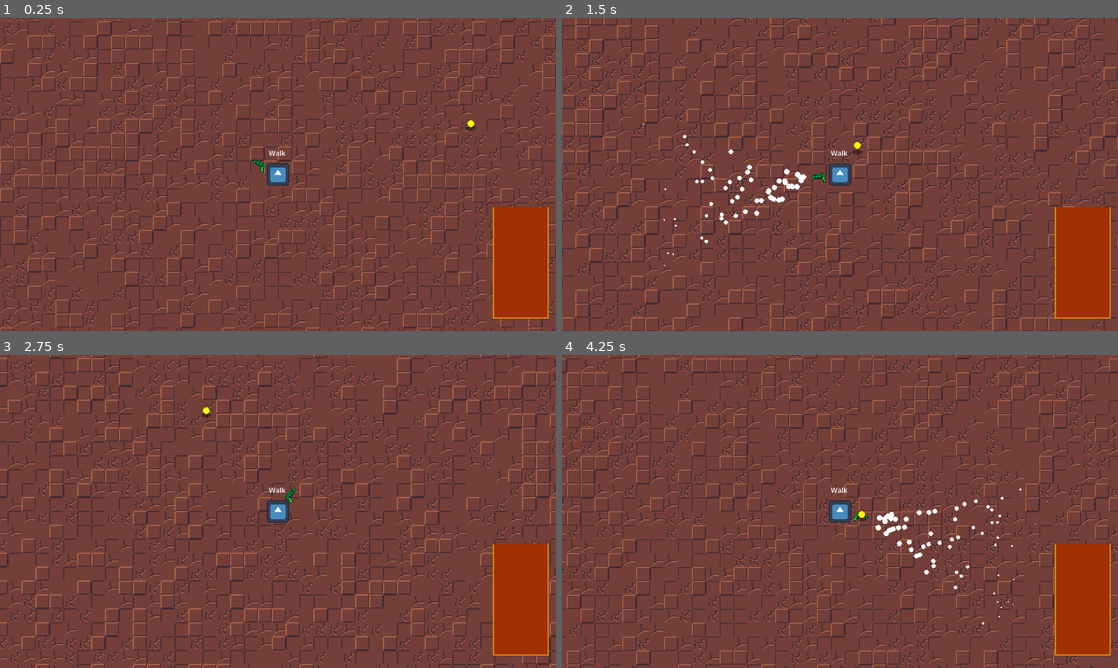
Above: before the commit, frames 1-4 (two rows, left to right).
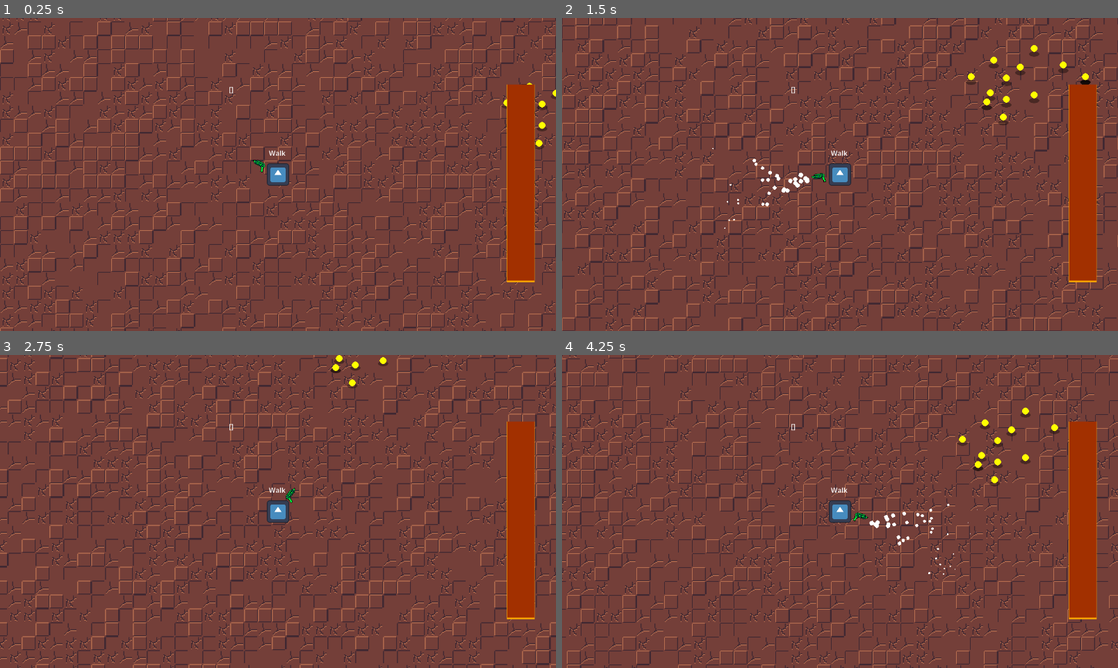
Above: after the commit, the same moments.

Repository: DinoStarBros/GWJ93Bounty
Game: Godot game, scene res://Screens/PrototypeScene/prototype_scene.tscn
Two runs of this game, one before a commit and one after it. Both use one fixed random seed, a clock stepped at 60 frames per second and the inputs below. The engine's default icon, where the game draws it, is replaced by a stand-in: a white triangle on a blue panel in a dark square.
Inputs (mouse positions are in pixels of both pictures, inside the frame that each line leads up to):
- Up to frame 1 (0.25 s): no input
- Up to frame 2 (1.5 s): move the mouse to (962, 158) at 0.52 s; hold D (Right) 0.53-1.28 s; hold Right mouse button (Suck) 0.53-1.28 s; click (962, 158) at 0.6 s; move the mouse to (728, 190) at 1.27 s; hold S (Down) from 1.28 s (still down); right-click (728, 190) at 1.35 s
- Up to frame 3 (2.75 s): tap E (Eject, bound only after the commit) at 1.55, 2.1 s; move the mouse to (333, 442) at 2.02 s; release S (Down) at 2.03 s; hold D (Right) from 2.03 s (still down); click (333, 442) at 2.3 s
- Up to frame 4 (4.25 s): move the mouse to (812, 574) at 2.77 s; release D (Right) at 2.78 s; hold W (Up) 2.78-3.53 s; click (812, 574) at 2.85 s; right-click (812, 574) at 3.05 s; move the mouse to (1006, 558) at 3.52 s; hold A (Left) from 3.53 s (still down); hold Right mouse button (Suck) from 3.53 s (still down); tap E (Eject, bound only after the commit) at 3.8 s

The runs differ from the first frame. In frame 1, 4.7% of the frame differs, in the area x 41-100%, y 20-96%; in frame 2, 5.7%, in the area x 14-99%, y 8-96%; in frame 3, 4.7%; in frame 4, 5.6%.

Commit message:
Eject & shoot

Diff:
--- a/Entities/Player/player.tscn
+++ b/Entities/Player/player.tscn
@@ -21,8 +21,9 @@
 [node name="BlunderbussPivot" type="Node2D" parent="." unique_id=58030563]
 script = ExtResource("2_lub02")
 
-[node name="Blunderbuss" parent="BlunderbussPivot" unique_id=1936563938 instance=ExtResource("2_7a1se")]
+[node name="Blunderbuss" parent="BlunderbussPivot" unique_id=1936563938 node_paths=PackedStringArray("barrel") instance=ExtResource("2_7a1se")]
 unique_name_in_owner = true
+barrel = NodePath("../../GUI/Barrel")
 
 [node name="Camera2D" type="Camera2D" parent="." unique_id=518362314]
 
@@ -43,7 +44,7 @@
 script = ExtResource("5_01a4e")
 
 [node name="Barrel" parent="GUI" unique_id=536368689 instance=ExtResource("8_x1y6q")]
-position = Vector2(1199, 563)
+position = Vector2(1199, 471)
 
 [node name="Label" type="Label" parent="." unique_id=902025439]
 offset_left = -21.0
--- a/Globals/Global.gd
+++ b/Globals/Global.gd
@@ -4,3 +4,4 @@
 var player : Player
 var blunderbuss : Blunderbuss
 var blunderbuss_gun_tip : Marker2D
+var barrel : Barrel
--- a/Scenes/Barrel/barrel.gd
+++ b/Scenes/Barrel/barrel.gd
@@ -1,2 +1,67 @@
 extends Node2D
 class_name Barrel
+
+@onready var bar_item_spawn: Node2D = %BarItemSpawn
+@onready var debug: Label = %debug
+
+var items : Array[SuckableItemResource]
+var barrel_items : Array[BarrelItem]
+var barrel_item_names : Array
+var max_item_amount : int = 7
+
+const barrel_item_scn : PackedScene = preload("res://SuckableItems/BarrelItem/barrel_item.tscn")
+
+func _ready() -> void:
+	Global.barrel = self
+
+func add_item(item: SuckableItemResource) -> void:
+	items.append(item)
+	_spawn_barrel_item(item)
+	%Pop.pitch_scale = 1 + randf_range(-.3,.3)
+	%Pop.play(.13)
+
+func _spawn_barrel_item(item_res: SuckableItemResource) -> void:
+	var barrel_item : BarrelItem = barrel_item_scn.instantiate()
+	barrel_item.rotation = randf_range(-PI, PI)
+	barrel_item.item_resource = item_res
+	add_child(barrel_item)
+
+	barrel_item.global_position = bar_item_spawn.global_position
+	barrel_items.append(barrel_item)
+	barrel_item_names.append(barrel_item.item_resource.item_name)
+
+	for bi in barrel_items:
+		bi.linear_velocity.y = 500
+
+func _process(delta: float) -> void:
+	debug.text = str(barrel_item_names)
+
+	if barrel_items.size() > max_item_amount:
+		eject()
+
+	if Input.is_action_just_pressed("Shoot"):
+		shoot()
+	if Input.is_action_just_pressed("Eject"):
+		eject()
+
+## This function ejects the bottom most item of the barrel,
+## shooting it backwards
+func eject() -> void:
+	if barrel_items.size() >= 1:
+		barrel_items[0].queue_free()
+		barrel_items.remove_at(0)
+		barrel_item_names.remove_at(0)
+
+		%Eject.pitch_scale = .7 + randf_range(-.2,.2)
+		%Eject.play(.42)
+	else:
+		empty()
+
+func shoot() -> void:
+	if barrel_items.size() >= 1:
+		var shot_item : BarrelItem = barrel_items[barrel_items.size()-1]
+	else:
+		empty()
+
+func empty() -> void:
+	pass
--- a/Scenes/Barrel/barrel.tscn
+++ b/Scenes/Barrel/barrel.tscn
@@ -2,10 +2,78 @@
 
 [ext_resource type="Texture2D" uid="uid://ycsdb3tkt56p" path="res://Art/Buss/barellproto.png" id="1_hpg1d"]
 [ext_resource type="Script" uid="uid://cupann24jybyr" path="res://Scenes/Barrel/barrel.gd" id="1_opngn"]
+[ext_resource type="AudioStream" uid="uid://dvwnmbc6ihw2n" path="res://Audio/BussSFX/soundreality-pop-423717.mp3" id="3_n48dc"]
+[ext_resource type="AudioStream" uid="uid://kwc1yjoylvhx" path="res://Audio/planesfx/realistic-shotgun-cocking-sound-38640.mp3" id="4_0h3mx"]
+[ext_resource type="AudioStream" uid="uid://bhpeunpkd55xc" path="res://Audio/planesfx/empty-gun-shot-6209.mp3" id="5_x01vu"]
+
+[sub_resource type="RectangleShape2D" id="RectangleShape2D_0h3mx"]
+size = Vector2(122, 257)
+
+[sub_resource type="RectangleShape2D" id="RectangleShape2D_opngn"]
+size = Vector2(150, 257)
+
+[sub_resource type="RectangleShape2D" id="RectangleShape2D_x01vu"]
+size = Vector2(296, 30.694504)
+
+[sub_resource type="RectangleShape2D" id="RectangleShape2D_n48dc"]
+size = Vector2(348, 67.015396)
 
 [node name="Barrel" type="Node2D" unique_id=536368689]
 script = ExtResource("1_opngn")
 
 [node name="Barellproto" type="Sprite2D" parent="." unique_id=837294187]
-scale = Vector2(2, 2)
+position = Vector2(0, -90.5)
+scale = Vector2(1, 3.5546875)
 texture = ExtResource("1_hpg1d")
+
+[node name="walls" type="StaticBody2D" parent="Barellproto" unique_id=788860158]
+scale = Vector2(0.5, 0.5)
+collision_layer = 64
+collision_mask = 64
+
+[node name="leftWall" type="CollisionShape2D" parent="Barellproto/walls" unique_id=1201163870]
+position = Vector2(-123, 0.5)
+shape = SubResource("RectangleShape2D_0h3mx")
+
+[node name="rightWall" type="CollisionShape2D" parent="Barellproto/walls" unique_id=1531622847]
+position = Vector2(137, 0.5)
+shape = SubResource("RectangleShape2D_opngn")
+
+[node name="bottomWall" type="CollisionShape2D" parent="Barellproto/walls" unique_id=484921689]
+position = Vector2(0, 141.34726)
+shape = SubResource("RectangleShape2D_x01vu")
+
+[node name="topWall" type="CollisionShape2D" parent="Barellproto/walls" unique_id=1920283808]
+position = Vector2(0, -157.50769)
+shape = SubResource("RectangleShape2D_n48dc")
+
+[node name="BarItemSpawn" type="Node2D" parent="Barellproto/walls/topWall" unique_id=896857522]
+unique_name_in_owner = true
+position = Vector2(0, 32)
+scale = Vector2(2, 0.61835754)
+
+[node name="SFX" type="Node" parent="." unique_id=2053164541]
+
+[node name="Pop" type="AudioStreamPlayer" parent="SFX" unique_id=826446725]
+unique_name_in_owner = true
+stream = ExtResource("3_n48dc")
+volume_db = -5.0
+bus = &"SFX"
+
+[node name="Eject" type="AudioStreamPlayer" parent="SFX" unique_id=1740025567]
+unique_name_in_owner = true
+stream = ExtResource("4_0h3mx")
+bus = &"SFX"
+
+[node name="Empty" type="AudioStreamPlayer" parent="SFX" unique_id=262586858]
+unique_name_in_owner = true
+stream = ExtResource("5_x01vu")
+pitch_scale = 1.2
+bus = &"SFX"
+
+[node name="debug" type="Label" parent="." unique_id=1094498501]
+unique_name_in_owner = true
+offset_left = -672.0
+offset_top = -318.0
+offset_right = -632.0
+offset_bottom = -295.0
--- a/Scenes/Blunderbuss/blunderbuss.gd
+++ b/Scenes/Blunderbuss/blunderbuss.gd
@@ -3,12 +3,14 @@
 
 @export var suck_range : float = 400.0
 @export var suck_spread : float = 200.0
+@export var barrel : Barrel
 
 @onready var sprite: Sprite2D = %PeaGun
 @onready var suck_effect: SuckEffect = %SuckEffect
 @onready var vac_loop: AudioStreamPlayer = %vacLoop
 @onready var suck_collision: CollisionPolygon2D = %suckCollision
 @onready var gun_tip: Marker2D = %GunTip
+@onready var suck_pickup_collision: CollisionShape2D = %suckPickupCollision
 
 var vacloop_desire_pitch : float = 0.01
 var sucking : bool = false:
@@ -41,3 +43,4 @@
 
 	vac_loop.pitch_scale = lerp(vac_loop.pitch_scale, vacloop_desire_pitch, 6.0 * delta)
 	suck_collision.disabled = !sucking
+	suck_pickup_collision.disabled = !sucking
--- a/Scenes/Blunderbuss/blunderbuss.tscn
+++ b/Scenes/Blunderbuss/blunderbuss.tscn
@@ -4,6 +4,9 @@
 [ext_resource type="Texture2D" uid="uid://dpjad0so3ay4a" path="res://Art/Placeholder/PeaGun.png" id="2_ue752"]
 [ext_resource type="PackedScene" uid="uid://cj86w7obfjjrm" path="res://Scenes/SuckEffect/suck_effect.tscn" id="3_iba4p"]
 [ext_resource type="AudioStream" uid="uid://cjl6lj7qlftpv" path="res://Audio/BussSFX/vacLoop.wav" id="5_l0cpo"]
+
+[sub_resource type="CircleShape2D" id="CircleShape2D_ceqtj"]
+radius = 2.0
 
 [sub_resource type="Animation" id="Animation_l0cpo"]
 length = 0.001
@@ -32,6 +35,8 @@
 
 [node name="Blunderbuss" type="Node2D" unique_id=1936563938]
 script = ExtResource("1_1n76p")
+suck_range = 250.0
+suck_spread = 120.0
 
 [node name="PeaGun" type="Sprite2D" parent="." unique_id=670557191]
 unique_name_in_owner = true
@@ -53,13 +58,23 @@
 [node name="suckCollision" type="CollisionPolygon2D" parent="GunTip/SuckArea" unique_id=1331607991]
 unique_name_in_owner = true
 polygon = PackedVector2Array(-60, 0, 410, -200, 410, 200)
+disabled = true
+
+[node name="SuckPickup" type="Area2D" parent="GunTip" unique_id=2033270384]
+collision_layer = 32
+collision_mask = 32
+
+[node name="suckPickupCollision" type="CollisionShape2D" parent="GunTip/SuckPickup" unique_id=972186561]
+unique_name_in_owner = true
+shape = SubResource("CircleShape2D_ceqtj")
+disabled = true
 
 [node name="SFX" type="Node" parent="." unique_id=1552657236]
 
 [node name="vacLoop" type="AudioStreamPlayer" parent="SFX" unique_id=1065321671]
 unique_name_in_owner = true
 stream = ExtResource("5_l0cpo")
-volume_db = -15.0
+volume_db = -20.0
 pitch_scale = 0.01
 autoplay = true
 bus = &"SFX"
--- a/Screens/PrototypeScene/prototype_scene.tscn
+++ b/Screens/PrototypeScene/prototype_scene.tscn
@@ -22,7 +22,67 @@
 [node name="SuckableItems" type="Node2D" parent="." unique_id=1596024934]
 
 [node name="SuckableItem" parent="SuckableItems" unique_id=1053779839 instance=ExtResource("4_ad07v")]
-position = Vector2(444, -117)
+position = Vector2(571, -130)
+item_resource = ExtResource("5_hfigh")
+
+[node name="SuckableItem2" parent="SuckableItems" unique_id=1848726239 instance=ExtResource("4_ad07v")]
+position = Vector2(601, -74)
+item_resource = ExtResource("5_hfigh")
+
+[node name="SuckableItem3" parent="SuckableItems" unique_id=612418218 instance=ExtResource("4_ad07v")]
+position = Vector2(672, -125)
+item_resource = ExtResource("5_hfigh")
+
+[node name="SuckableItem4" parent="SuckableItems" unique_id=71587999 instance=ExtResource("4_ad07v")]
+position = Vector2(608, -164)
+item_resource = ExtResource("5_hfigh")
+
+[node name="SuckableItem5" parent="SuckableItems" unique_id=1121873308 instance=ExtResource("4_ad07v")]
+position = Vector2(579, -205)
+item_resource = ExtResource("5_hfigh")
+
+[node name="SuckableItem6" parent="SuckableItems" unique_id=338873670 instance=ExtResource("4_ad07v")]
+position = Vector2(527, -167)
+item_resource = ExtResource("5_hfigh")
+
+[node name="SuckableItem7" parent="SuckableItems" unique_id=463147358 instance=ExtResource("4_ad07v")]
+position = Vector2(563, -109)
+item_resource = ExtResource("5_hfigh")
+
+[node name="SuckableItem8" parent="SuckableItems" unique_id=1332694244 instance=ExtResource("4_ad07v")]
+position = Vector2(563, -109)
+item_resource = ExtResource("5_hfigh")
+
+[node name="SuckableItem9" parent="SuckableItems" unique_id=275810390 instance=ExtResource("4_ad07v")]
+position = Vector2(790, -167)
+item_resource = ExtResource("5_hfigh")
+
+[node name="SuckableItem10" parent="SuckableItems" unique_id=1565506708 instance=ExtResource("4_ad07v")]
+position = Vector2(790, -167)
+item_resource = ExtResource("5_hfigh")
+
+[node name="SuckableItem11" parent="SuckableItems" unique_id=1222287655 instance=ExtResource("4_ad07v")]
+position = Vector2(790, -167)
+item_resource = ExtResource("5_hfigh")
+
+[node name="SuckableItem12" parent="SuckableItems" unique_id=536056811 instance=ExtResource("4_ad07v")]
+position = Vector2(790, -167)
+item_resource = ExtResource("5_hfigh")
+
+[node name="SuckableItem13" parent="SuckableItems" unique_id=82480791 instance=ExtResource("4_ad07v")]
+position = Vector2(739, -194)
+item_resource = ExtResource("5_hfigh")
+
+[node name="SuckableItem14" parent="SuckableItems" unique_id=732209299 instance=ExtResource("4_ad07v")]
+position = Vector2(640, -189)
+item_resource = ExtResource("5_hfigh")
+
+[node name="SuckableItem15" parent="SuckableItems" unique_id=500868897 instance=ExtResource("4_ad07v")]
+position = Vector2(672, -232)
+item_resource = ExtResource("5_hfigh")
+
+[node name="SuckableItem16" parent="SuckableItems" unique_id=1634158781 instance=ExtResource("4_ad07v")]
+position = Vector2(608, -115)
 item_resource = ExtResource("5_hfigh")
 
 [node name="ProjectilesParent" parent="." unique_id=564160944 instance=ExtResource("6_hfigh")]
--- /dev/null
+++ b/SuckableItems/BarrelItem/barrel_item.gd
@@ -0,0 +1,8 @@
+extends RigidBody2D
+## The visual of the item when it's in the barrel.
+class_name BarrelItem
+
+var item_resource : SuckableItemResource
+
+func _ready() -> void:
+	linear_velocity.y = 2000
--- /dev/null
+++ b/SuckableItems/BarrelItem/barrel_item.tscn
@@ -0,0 +1,19 @@
+[gd_scene format=3 uid="uid://bffg7pvgaym5"]
+
+[ext_resource type="Script" uid="uid://c8yi268oou8bh" path="res://SuckableItems/BarrelItem/barrel_item.gd" id="1_8t6mf"]
+[ext_resource type="Texture2D" uid="uid://bxi1xb61q71gy" path="res://Art/CrokDag/luhCircle.png" id="2_yp17o"]
+
+[sub_resource type="CircleShape2D" id="CircleShape2D_hw5ur"]
+radius = 28.0
+
+[node name="BarrelItem" type="RigidBody2D" unique_id=338700568]
+collision_layer = 64
+collision_mask = 64
+script = ExtResource("1_8t6mf")
+
+[node name="CollisionShape2D" type="CollisionShape2D" parent="." unique_id=244443191]
+shape = SubResource("CircleShape2D_hw5ur")
+
+[node name="LuhCircle" type="Sprite2D" parent="." unique_id=1007154143]
+scale = Vector2(3.5, 3.5)
+texture = ExtResource("2_yp17o")
--- a/SuckableItems/SuckableItem/suckable_item.gd
+++ b/SuckableItems/SuckableItem/suckable_item.gd
@@ -9,13 +9,16 @@
 var is_go_to_suck : bool = false
 var velocity : Vector2
 var dir_to_blunderbuss_gun_tip : Vector2
+var trig_time : float = 0
 
-const move_speed : float = 500
+const move_speed : float = 700
+const trig_speed : float = 3
 
 func _ready() -> void:
 	sprite.texture = item_resource.texture
 	%SuckDetectArea.area_entered.connect(_suck_area_entered)
 	%SuckDetectArea.area_exited.connect(_suck_area_exited)
+	%SuckPickupArea.area_entered.connect(_suck_pickup_area_entered)
 	sprite.self_modulate = item_resource.color
 	scale = item_resource.item_scale
 
@@ -25,7 +28,12 @@
 func _suck_area_exited(area:Area2D) -> void:
 	is_go_to_suck = false
 
+func _suck_pickup_area_entered(area:Area2D) -> void:
+	Global.barrel.add_item(item_resource)
+	queue_free()
+
 func _physics_process(delta: float) -> void:
+	trig_time = wrapf(trig_time + (delta * trig_speed), 0, 2 * PI)
 	_move(delta)
 	dir_to_blunderbuss_gun_tip = global_position.direction_to(Global.blunderbuss_gun_tip.global_position)
 	if is_go_to_suck:
@@ -33,5 +41,7 @@
 	else:
 		velocity = Vector2.ZERO
 
+	sprite.position.y = sin(trig_time) * 3
+
 func _move(delta: float) -> void:
 	global_position += delta * velocity
--- a/SuckableItems/SuckableItem/suckable_item.tscn
+++ b/SuckableItems/SuckableItem/suckable_item.tscn
@@ -4,46 +4,11 @@
 [ext_resource type="Texture2D" uid="uid://slhurkpdhu5p" path="res://Art/Placeholder/shadow_circle.png" id="2_cklhd"]
 [ext_resource type="Texture2D" uid="uid://bxi1xb61q71gy" path="res://Art/CrokDag/luhCircle.png" id="2_m0txf"]
 
-[sub_resource type="Animation" id="Animation_0kfd0"]
-length = 0.001
-tracks/0/type = "value"
-tracks/0/imported = false
-tracks/0/enabled = true
-tracks/0/path = NodePath("Sprite:position")
-tracks/0/interp = 1
-tracks/0/loop_wrap = true
-tracks/0/keys = {
-"times": PackedFloat32Array(0),
-"transitions": PackedFloat32Array(1),
-"update": 0,
-"values": [Vector2(0, 2)]
-}
-
-[sub_resource type="Animation" id="Animation_m0txf"]
-resource_name = "spriteLoop"
-loop_mode = 1
-step = 0.1
-tracks/0/type = "value"
-tracks/0/imported = false
-tracks/0/enabled = true
-tracks/0/path = NodePath("Sprite:position")
-tracks/0/interp = 1
-tracks/0/loop_wrap = true
-tracks/0/keys = {
-"times": PackedFloat32Array(0, 0.5),
-"transitions": PackedFloat32Array(-2, -2),
-"update": 0,
-"values": [Vector2(0, 5), Vector2(0, -5)]
-}
-
-[sub_resource type="AnimationLibrary" id="AnimationLibrary_0kfd0"]
-_data = {
-&"RESET": SubResource("Animation_0kfd0"),
-&"spriteLoop": SubResource("Animation_m0txf")
-}
-
 [sub_resource type="CircleShape2D" id="CircleShape2D_m0txf"]
 radius = 13.0
+
+[sub_resource type="CircleShape2D" id="CircleShape2D_0kfd0"]
+radius = 5.0
 
 [node name="SuckableItem" type="Node2D" unique_id=1053779839]
 z_index = 1
@@ -52,7 +17,7 @@
 [node name="Sprite" type="Sprite2D" parent="." unique_id=1138692371]
 unique_name_in_owner = true
 z_index = 1
-position = Vector2(0, 2)
+position = Vector2(0, 5)
 texture = ExtResource("2_m0txf")
 
 [node name="ShadowCircle" type="Sprite2D" parent="." unique_id=1402708646]
@@ -62,14 +27,19 @@
 scale = Vector2(0.3, 0.3)
 texture = ExtResource("2_cklhd")
 
-[node name="loop" type="AnimationPlayer" parent="." unique_id=877943266]
-libraries/ = SubResource("AnimationLibrary_0kfd0")
-autoplay = &"spriteLoop"
-
 [node name="SuckDetectArea" type="Area2D" parent="." unique_id=383714104]
 unique_name_in_owner = true
-collision_layer = 16
+collision_layer = 0
 collision_mask = 16
 
 [node name="CollisionShape2D" type="CollisionShape2D" parent="SuckDetectArea" unique_id=2128603050]
 shape = SubResource("CircleShape2D_m0txf")
+debug_color = Color(0.96862745, 0.1764706, 0, 0)
+
+[node name="SuckPickupArea" type="Area2D" parent="." unique_id=901846183]
+unique_name_in_owner = true
+collision_layer = 0
+collision_mask = 32
+
+[node name="CollisionShape2D" type="CollisionShape2D" parent="SuckPickupArea" unique_id=72287564]
+shape = SubResource("CircleShape2D_0kfd0")
--- a/SuckableItems/coin.tres
+++ b/SuckableItems/coin.tres
@@ -5,6 +5,7 @@
 
 [resource]
 script = ExtResource("1_3ilfj")
+item_name = "Coin"
 texture = ExtResource("2_03h8d")
 color = Color(1, 1, 0, 1)
 metadata/_custom_type_script = "uid://d0c24a4ceihuw"
--- a/SuckableItems/suckable_item_resource.gd
+++ b/SuckableItems/suckable_item_resource.gd
@@ -1,6 +1,7 @@
 extends Resource
 class_name SuckableItemResource
 
+@export var item_name : String
 @export var texture : Texture
 @export var color : Color
 @export var item_scale : Vector2 = Vector2.ONE
--- a/project.godot
+++ b/project.godot
@@ -79,6 +79,11 @@
 "events": [Object(InputEventMouseButton,"resource_local_to_scene":false,"resource_name":"","device":-1,"window_id":0,"a …(253 unchanged characters)…
 ]
 }
+Eject={
+"deadzone": 0.2,
+"events": [Object(InputEventKey,"resource_local_to_scene":false,"resource_name":"","device":-1,"window_id":0,"alt_pressed":false,"shift_pressed":false,"ctrl_pressed":false,"meta_pressed":false,"pressed":false,"keycode":0,"physical_keycode":69,"key_label":0,"unicode":101,"location":0,"echo":false,"script":null)
+]
+}
 
 [layer_names]
 
@@ -86,6 +91,8 @@
 2d_physics/layer_2="Player Hitbox - Enemy Hurtbox"
 2d_physics/layer_3="Enemy Hitbox - Player Hurtbox"
 2d_physics/layer_5="SuckArea"
+2d_physics/layer_6="SuckPickupArea"
+2d_physics/layer_7="BarrelItems"
 
 [physics]
 
Not shown, added: Audio/BussSFX/dragon-studio-bubble-pop-406640.mp3.import
Not shown, added: Audio/BussSFX/soundreality-pop-423717.mp3.import
Not shown, added: SuckableItems/BarrelItem/barrel_item.gd.uid
Not shown, added: Audio/BussSFX/dragon-studio-bubble-pop-406640.mp3
Not shown, added: Audio/BussSFX/soundreality-pop-423717.mp3
